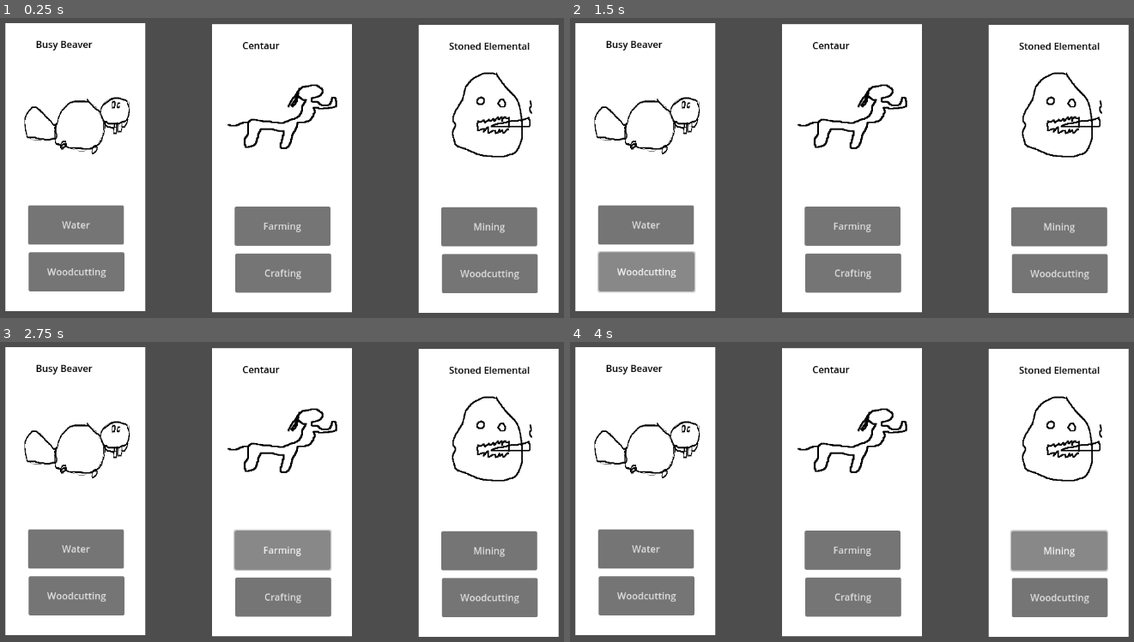
Above: before the commit, frames 1-4 (two rows, left to right).
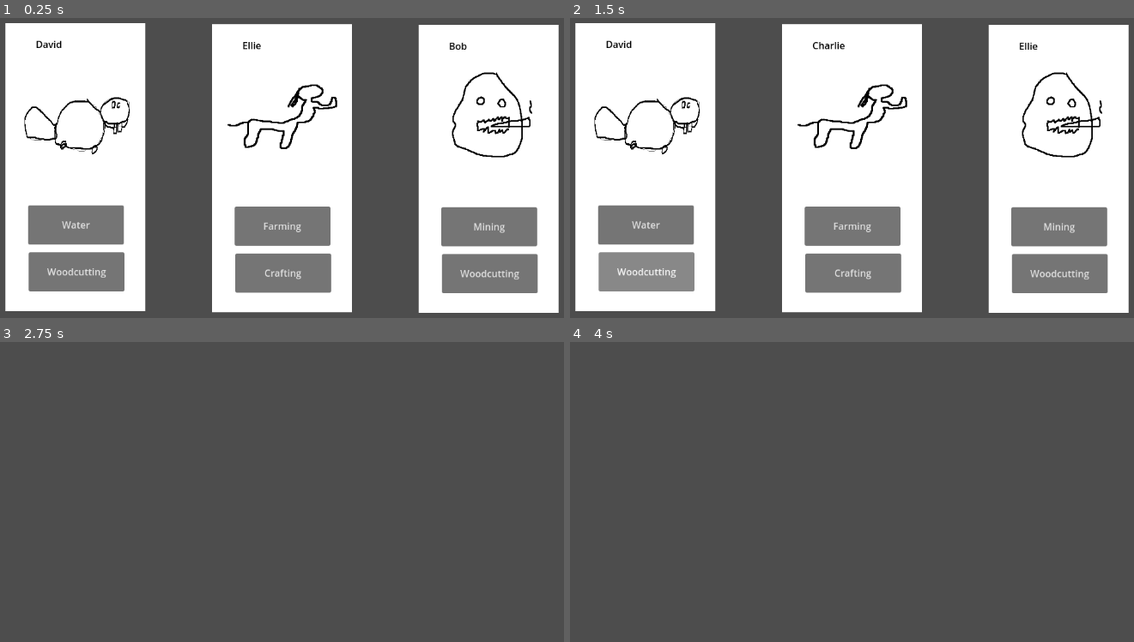
Above: after the commit, the same moments.

Repository: maxhoward/ludum-dare-56
Game: Godot game, scene res://friendly_manager.tscn
The game is run twice, just before and just after one commit, with the same random seed, the same clock (stepped at 60 frames per second) and the same inputs. This scene is started directly instead of the project's main scene.
Inputs (mouse positions are in pixels of both pictures, inside the frame that each line leads up to):
- Up to frame 1 (0.25 s): no input
- Up to frame 2 (1.5 s): click "Water" at 0.5 s; click "Woodcutting" at 1.25 s
- Up to frame 3 (2.75 s): click "Farming" at 2 s
- Up to frame 4 (4 s): click (852, 597) at 2.75 s, where only the run before the commit has a clickable "Crafting"; click (1060, 552) at 3.5 s, where only the run before the commit has a clickable "Mining"

The runs differ from the first frame. In frame 1, 0.4% of the frame differs, in the area x 6-94%, y 7-11%; in frame 2, 0.6%; in frame 3, 71%, in the area x 0-100%, y 1-99%; in frame 4, 71%.

Commit message:
Dynamically populated picker with placeholder pool

Diff:
--- a/friendly_manager.tscn
+++ b/friendly_manager.tscn
@@ -1,12 +1,57 @@
-[gd_scene load_steps=3 format=3 uid="uid://elcu1qavenw6"]
+[gd_scene load_steps=10 format=3 uid="uid://elcu1qavenw6"]
 
 [ext_resource type="Script" path="res://scripts/friendly_manager.gd" id="1_mn5pq"]
 [ext_resource type="PackedScene" uid="uid://d2ln0vq2gqs58" path="res://scenes/picker.tscn" id="2_clqv0"]
+[ext_resource type="Script" path="res://scripts/friendly_creature.gd" id="3_tbrqf"]
+[ext_resource type="Texture2D" uid="uid://60mfjla6kjg6" path="res://assets/HAS Creature Pack (v.1.4)/harpy/icon_harpy_1_32x32.png" id="4_0g82o"]
+[ext_resource type="Texture2D" uid="uid://fxcvav12j4en" path="res://assets/HAS Creature Pack (v.1.4)/hell hound/icon_hell_hound_1_32x32.png" id="5_s88x4"]
+[ext_resource type="Texture2D" uid="uid://cjhsur4fib58q" path="res://assets/HAS Creature Pack (v.1.4)/naga/icon_naga_0_32x32.png" id="6_xg7eu"]
+[ext_resource type="Texture2D" uid="uid://dxyvwn6hmryaq" path="res://assets/HAS Creature Pack (v.1.4)/pixie/icon_pixie_0_32x32.png" id="7_jar2x"]
+[ext_resource type="Texture2D" uid="uid://k8knlcp5ruas" path="res://assets/HAS Creature Pack (v.1.4)/treant/icon_treant_1_32x32.png" id="8_ynveh"]
+[ext_resource type="Texture2D" uid="uid://c3ht5it8kmqgf" path="res://assets/HAS Creature Pack (v.1.4)/vampire/icon_vampire_1_32x32.png" id="9_bduev"]
 
-[node name="friendly_manager" type="Node"]
+[node name="friendly_manager" type="Node" node_paths=PackedStringArray("creatures")]
 script = ExtResource("1_mn5pq")
+creatures = [NodePath("FriendlyCreaturePool/Alice"), NodePath("FriendlyCreaturePool/Bob"), NodePath("FriendlyCreaturePool/Charlie"), NodePath("FriendlyCreaturePool/David"), NodePath("FriendlyCreaturePool/Ellie"), NodePath("FriendlyCreaturePool/Frank")]
 
 [node name="Picker" parent="." instance=ExtResource("2_clqv0")]
 unique_name_in_owner = true
 
+[node name="FriendlyCreaturePool" type="Node" parent="."]
+
+[node name="Alice" type="Node2D" parent="FriendlyCreaturePool"]
+script = ExtResource("3_tbrqf")
+creature_name = "Alice"
+picker_thumbnail = ExtResource("4_0g82o")
+
+[node name="Bob" type="Node2D" parent="FriendlyCreaturePool"]
+script = ExtResource("3_tbrqf")
+creature_name = "Bob"
+allowed_jobs = Array[int]([1, 2])
+picker_thumbnail = ExtResource("5_s88x4")
+
+[node name="Charlie" type="Node2D" parent="FriendlyCreaturePool"]
+script = ExtResource("3_tbrqf")
+creature_name = "Charlie"
+allowed_jobs = Array[int]([0, 3])
+picker_thumbnail = ExtResource("6_xg7eu")
+
+[node name="David" type="Node2D" parent="FriendlyCreaturePool"]
+script = ExtResource("3_tbrqf")
+creature_name = "David"
+allowed_jobs = Array[int]([2, 3])
+picker_thumbnail = ExtResource("7_jar2x")
+
+[node name="Ellie" type="Node2D" parent="FriendlyCreaturePool"]
+script = ExtResource("3_tbrqf")
+creature_name = "Ellie"
+allowed_jobs = Array[int]([3, 0])
+picker_thumbnail = ExtResource("8_ynveh")
+
+[node name="Frank" type="Node2D" parent="FriendlyCreaturePool"]
+script = ExtResource("3_tbrqf")
+creature_name = "Frank"
+allowed_jobs = Array[int]([2, 1])
+picker_thumbnail = ExtResource("9_bduev")
+
 [connection signal="creature_selected" from="Picker" to="." method="handle_selection"]
--- /dev/null
+++ b/scenes/creatures/bob.tscn
@@ -0,0 +1,6 @@
+[gd_scene load_steps=2 format=3 uid="uid://b3xh0uubmwaad"]
+
+[ext_resource type="Script" path="res://scripts/friendly_creature.gd" id="1_qs7sl"]
+
+[node name="FriendlyCreature" type="Node2D"]
+script = ExtResource("1_qs7sl")
--- /dev/null
+++ b/scenes/creatures/friendly_creature.tscn
@@ -0,0 +1,6 @@
+[gd_scene load_steps=2 format=3 uid="uid://d2gro4ag1ru30"]
+
+[ext_resource type="Script" path="res://scripts/friendly_creature.gd" id="1_l861k"]
+
+[node name="FriendlyCreature" type="Node2D"]
+script = ExtResource("1_l861k")
--- a/scenes/picker.tscn
+++ b/scenes/picker.tscn
@@ -26,7 +26,8 @@
 offset_right = 371.0
 offset_bottom = 557.0
 
-[node name="JobButtonA" type="Button" parent="CreatureOption1/ColorRect"]
+[node name="Creature1JobA" type="Button" parent="CreatureOption1/ColorRect"]
+unique_name_in_owner = true
 layout_mode = 0
 offset_left = 38.0
 offset_top = 307.0
@@ -34,7 +35,8 @@
 offset_bottom = 373.0
 text = "Water"
 
-[node name="JobButtonB" type="Button" parent="CreatureOption1/ColorRect"]
+[node name="Creature1JobB" type="Button" parent="CreatureOption1/ColorRect"]
+unique_name_in_owner = true
 layout_mode = 0
 offset_left = 39.0
 offset_top = 386.0
@@ -42,7 +44,8 @@
 offset_bottom = 452.0
 text = "Woodcutting"
 
-[node name="RichTextLabel" type="RichTextLabel" parent="CreatureOption1/ColorRect"]
+[node name="Creature1Name" type="RichTextLabel" parent="CreatureOption1/ColorRect"]
+unique_name_in_owner = true
 modulate = Color(0, 0, 0, 1)
 layout_mode = 1
 anchors_preset = -1
@@ -52,7 +55,8 @@
 offset_bottom = 90.0
 text = "Busy Beaver"
 
-[node name="Sprite2D" type="Sprite2D" parent="CreatureOption1/ColorRect"]
+[node name="Creature1Image" type="Sprite2D" parent="CreatureOption1/ColorRect"]
+unique_name_in_owner = true
 position = Vector2(121, 161)
 scale = Vector2(0.271765, 0.494662)
 texture = ExtResource("1_k7olq")
@@ -64,8 +68,10 @@
 offset_top = 74.0
 offset_right = 718.0
 offset_bottom = 559.0
+metadata/_edit_use_anchors_ = true
 
-[node name="JobButtonA" type="Button" parent="CreatureOption2/ColorRect"]
+[node name="Creature2JobA" type="Button" parent="CreatureOption2/ColorRect"]
+unique_name_in_owner = true
 layout_mode = 0
 offset_left = 38.0
 offset_top = 307.0
@@ -73,7 +79,8 @@
 offset_bottom = 373.0
 text = "Farming"
 
-[node name="JobButtonB" type="Button" parent="CreatureOption2/ColorRect"]
+[node name="Creature2JobB" type="Button" parent="CreatureOption2/ColorRect"]
+unique_name_in_owner = true
 layout_mode = 0
 offset_left = 39.0
 offset_top = 386.0
@@ -81,7 +88,8 @@
 offset_bottom = 452.0
 text = "Crafting"
 
-[node name="RichTextLabel" type="RichTextLabel" parent="CreatureOption2/ColorRect"]
+[node name="Creature2Name" type="RichTextLabel" parent="CreatureOption2/ColorRect"]
+unique_name_in_owner = true
 modulate = Color(0, 0, 0, 1)
 layout_mode = 1
 anchors_preset = -1
@@ -91,7 +99,8 @@
 offset_bottom = 90.0
 text = "Centaur"
 
-[node name="Sprite2D" type="Sprite2D" parent="CreatureOption2/ColorRect"]
+[node name="Creature2Image" type="Sprite2D" parent="CreatureOption2/ColorRect"]
+unique_name_in_owner = true
 position = Vector2(117, 156)
 scale = Vector2(0.622053, 0.523715)
 texture = ExtResource("2_cg1b4")
@@ -104,7 +113,8 @@
 offset_right = 1065.0
 offset_bottom = 560.0
 
-[node name="JobButtonA" type="Button" parent="CreatureOption3/ColorRect"]
+[node name="Creature3JobA" type="Button" parent="CreatureOption3/ColorRect"]
+unique_name_in_owner = true
 layout_mode = 0
 offset_left = 38.0
 offset_top = 307.0
@@ -112,7 +122,8 @@
 offset_bottom = 373.0
 text = "Mining"
 
-[node name="JobButtonB" type="Button" parent="CreatureOption3/ColorRect"]
+[node name="Creature3JobB" type="Button" parent="CreatureOption3/ColorRect"]
+unique_name_in_owner = true
 layout_mode = 0
 offset_left = 39.0
 offset_top = 386.0
@@ -120,7 +131,8 @@
 offset_bottom = 452.0
 text = "Woodcutting"
 
-[node name="RichTextLabel" type="RichTextLabel" parent="CreatureOption3/ColorRect"]
+[node name="Creature3Name" type="RichTextLabel" parent="CreatureOption3/ColorRect"]
+unique_name_in_owner = true
 modulate = Color(0, 0, 0, 1)
 layout_mode = 1
 anchors_preset = -1
@@ -130,9 +142,16 @@
 offset_bottom = 90.0
 text = "Stoned Elemental"
 
-[node name="Sprite2D" type="Sprite2D" parent="CreatureOption3/ColorRect"]
+[node name="Creature3Image" type="Sprite2D" parent="CreatureOption3/ColorRect"]
+unique_name_in_owner = true
 position = Vector2(121, 152)
 scale = Vector2(0.469507, 0.481845)
 texture = ExtResource("3_ab621")
 
-[connection signal="button_down" from="CreatureOption1/ColorRect/JobButtonA" to="." method="creature_1_job_1_clicked"]
+[connection signal="button_down" from="CreatureOption1/ColorRect/Creature1JobA" to="." method="_on_creature_1_job_a_button_down"]
+[connection signal="button_down" from="CreatureOption1/ColorRect/Creature1JobA" to="." method="creature_1_job_1_clicked"]
+[connection signal="button_down" from="CreatureOption1/ColorRect/Creature1JobB" to="." method="_on_creature_1_job_b_button_down"]
+[connection signal="button_down" from="CreatureOption2/ColorRect/Creature2JobA" to="." method="_on_creature_2_job_a_button_down"]
+[connection signal="button_down" from="CreatureOption2/ColorRect/Creature2JobB" to="." method="_on_creature_2_job_b_button_down"]
+[connection signal="button_down" from="CreatureOption3/ColorRect/Creature3JobA" to="." method="_on_creature_3_job_a_button_down"]
+[connection signal="button_down" from="CreatureOption3/ColorRect/Creature3JobB" to="." method="_on_creature_3_job_b_button_down"]
--- a/scripts/farmer.gd
+++ b/scripts/farmer.gd
@@ -20,7 +20,6 @@
 			move_and_slide()
 
 func transition_state() -> void:
-	print(state)
 	match state:
 		State.GOING_HOME:
 			set_state(State.RESTING)
--- /dev/null
+++ b/scripts/friendly_creature.gd
@@ -0,0 +1,16 @@
+class_name FriendlyCreature
+extends Node2D
+
+enum Job {FARMING, MINING, WOODCUTTING, WATER}
+
+@export var creature_name : String = "Creature Name"
+@export var description : String = "Description"
+@export var allowed_jobs : Array[Job] = [Job.FARMING, Job.MINING]
+@export var assigned_job = null
+@export var picker_thumbnail : CompressedTexture2D
+
+func assign_first_job():
+	assigned_job = allowed_jobs[0]
+
+func assign_second_job():
+	assigned_job = allowed_jobs[1]
--- a/scripts/friendly_manager.gd
+++ b/scripts/friendly_manager.gd
@@ -1,16 +1,17 @@
 extends Node
 
-@export var creatures = []
+@export var creatures : Array[FriendlyCreature]
 @export var base_unit_selection_period_secs = 5
 @onready var picker = %Picker
 
 var is_currently_selecting = false
-var unselected_creatures = creatures
+var unselected_creatures = []
 var selections_queued = 3
 
 # Called when the node enters the scene tree for the first time.
 func _ready() -> void:
 	picker.propagate_call("set_visible", [false])
+	unselected_creatures = creatures
 
 # Called every frame. 'delta' is the elapsed time since the previous frame.
 func _process(delta: float) -> void:
@@ -18,16 +19,19 @@
 		offer_creature_selection()
 
 func offer_creature_selection() -> void:
+	print(unselected_creatures.size())
+	unselected_creatures.shuffle()
+	picker.set_creatures(unselected_creatures.slice(0,3))
 	open_selection_menu()
 	selections_queued -= 1
 	print("choose your guy")
 
-func handle_selection() -> void:
+func handle_selection(creature: FriendlyCreature) -> void:
 	close_selection_menu()
-	spawn_creature()
+	spawn_creature(creature)
 
-func spawn_creature() -> void:
-	print("making a lil guy")
+func spawn_creature(creature: FriendlyCreature) -> void:
+	print("making a lil guy named " + creature.creature_name)
 	is_currently_selecting = false
 
 func open_selection_menu() -> void:
--- a/scripts/picker.gd
+++ b/scripts/picker.gd
@@ -1,6 +1,8 @@
 extends Control
 
-signal creature_selected()
+signal creature_selected(selectedCreature: FriendlyCreature)
+
+var creatures: Array[FriendlyCreature] = []
 
 # Called when the node enters the scene tree for the first time.
 func _ready() -> void:
@@ -11,7 +13,40 @@
 func _process(delta: float) -> void:
 	pass
 
-func creature_1_job_1_clicked() -> void:
+func set_creatures(new_creatures: Array[FriendlyCreature]):
+	creatures = new_creatures
+	%Creature1Name.text = creatures[0].creature_name
+	%Creature2Name.text = creatures[1].creature_name
+	%Creature3Name.text = creatures[2].creature_name
+
+func _on_creature_1_job_a_button_down() -> void:
+	creatures[0].assign_first_job()
 	print("creature selected!")
-	creature_selected.emit()
+	creature_selected.emit(creatures[0])
 	pass
+
+
+func _on_creature_1_job_b_button_down() -> void:
+	creatures[0].assign_second_job()
+	print("creature selected!")
+	creature_selected.emit(creatures[0])
+
+func _on_creature_2_job_a_button_down() -> void:
+	creatures[1].assign_first_job()
+	print("creature selected!")
+	creature_selected.emit(creatures[1])
+
+func _on_creature_2_job_b_button_down() -> void:
+	creatures[1].assign_second_job()
+	print("creature selected!")
+	creature_selected.emit(creatures[1])
+
+func _on_creature_3_job_a_button_down() -> void:
+	creatures[2].assign_first_job()
+	print("creature selected!")
+	creature_selected.emit(creatures[2])
+
+func _on_creature_3_job_b_button_down() -> void:
+	creatures[2].assign_second_job()
+	print("creature selected!")
+	creature_selected.emit(creatures[2])
